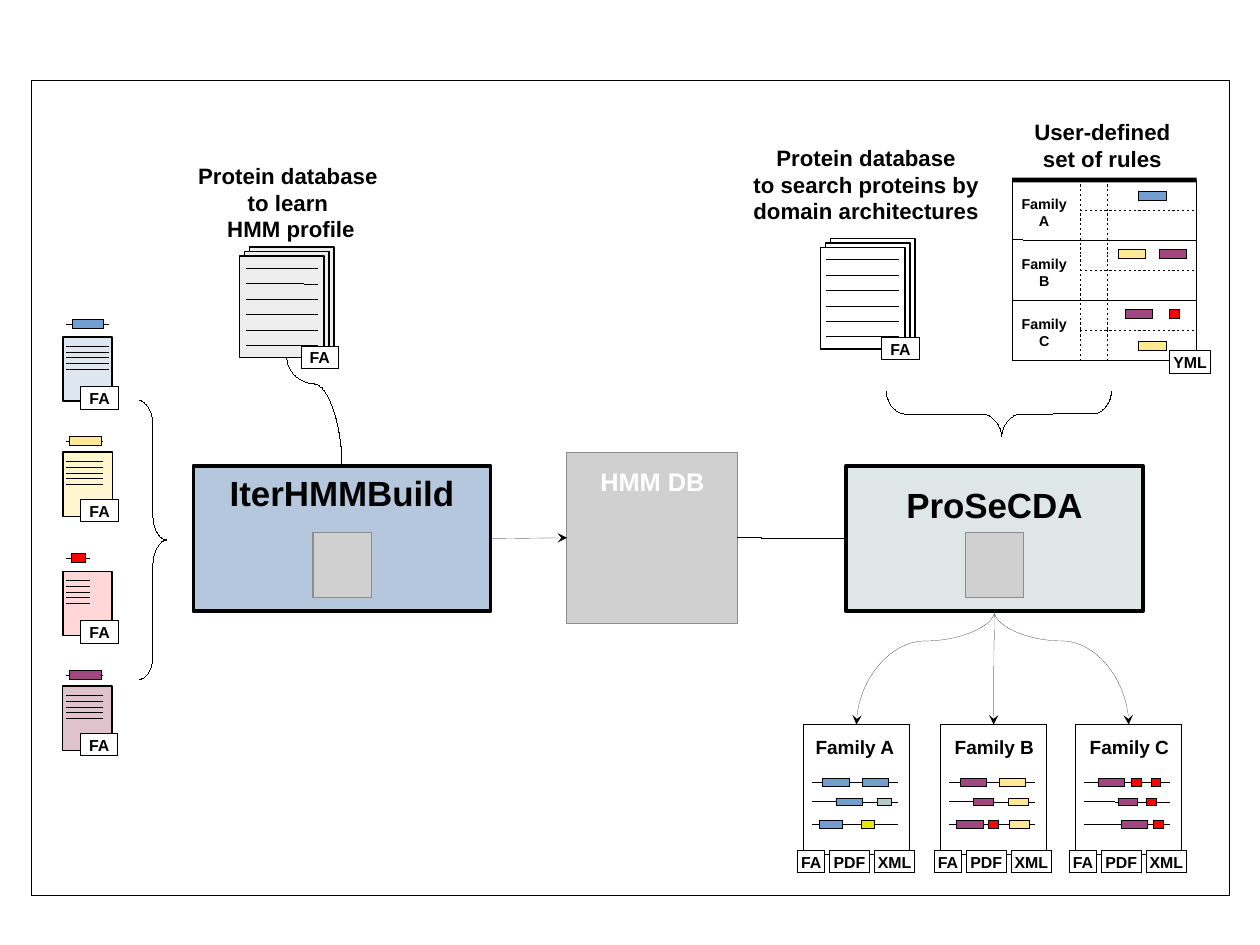
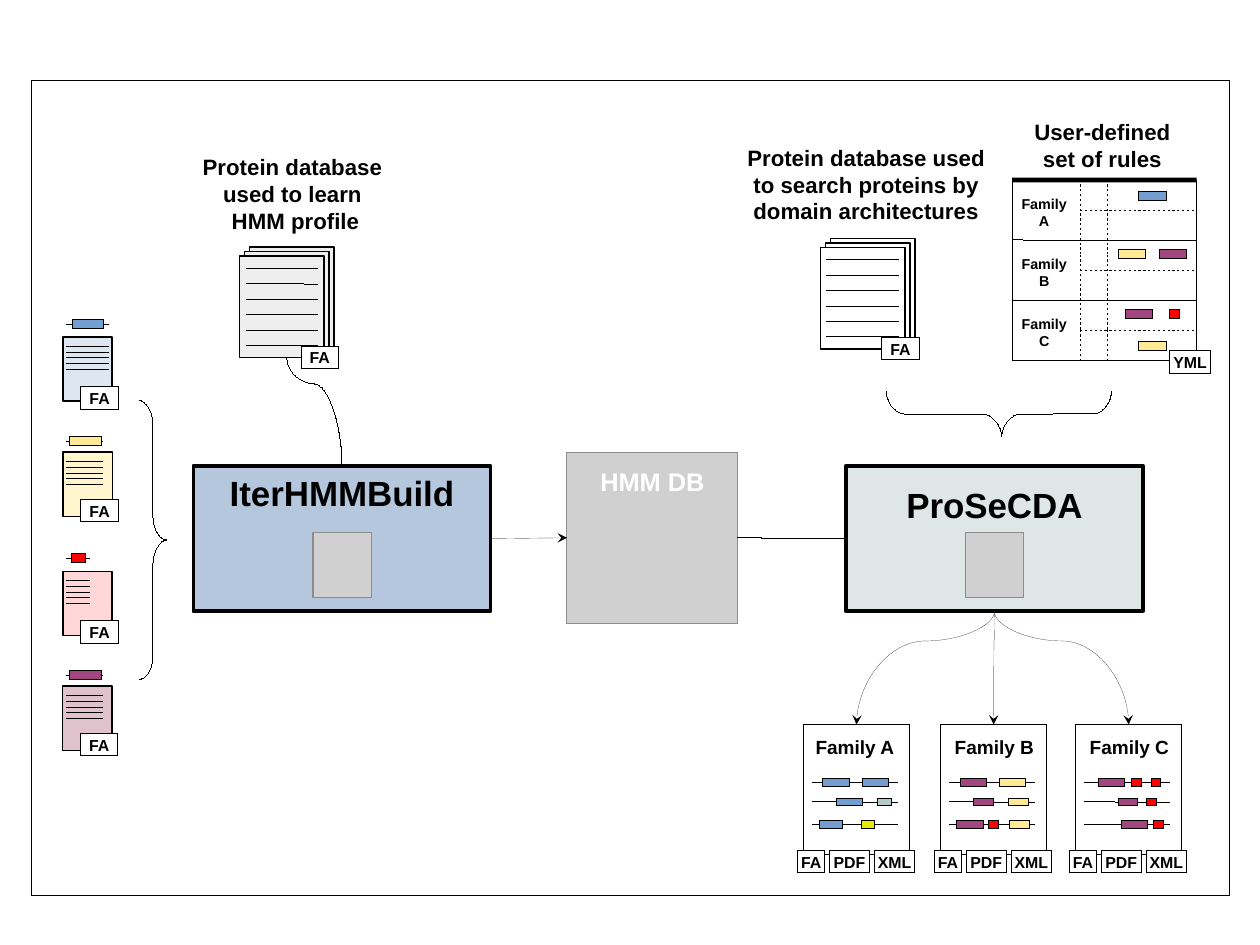
Before and after one commit to nchePortfolio/cusProSe, a slide deck: slide 2 of docs/prosecda/cusprose_pipeline.odp. Drawn at 1260x945 pixels with LibreOffice and Linux fonts; fonts in the diff are those of the drawing; grey boxes stand for pictures; background and template pictures are left out. Boxes give left, top, right and bottom in pixels: in the first picture for what was removed or moved away, otherwise in the second. Text is boxed around its words. In the diff, an @@ line names an element or a change of style, - is before the commit and + after.

```diff
--- a/docs/prosecda/cusprose_pipeline.odp
+++ b/docs/prosecda/cusprose_pipeline.odp
@@ text at (203,159,381,234): text changed @@
-Protein database
-to learn
-HMM profile
+Protein database
+used to learn
+HMM profile
@@ text at (747,150,985,220): text changed @@
-Protein database
-to search proteins by domain architectures
+Protein database used
+to search proteins by domain architectures
```
Also in this commit, not shown: 1 other file.
